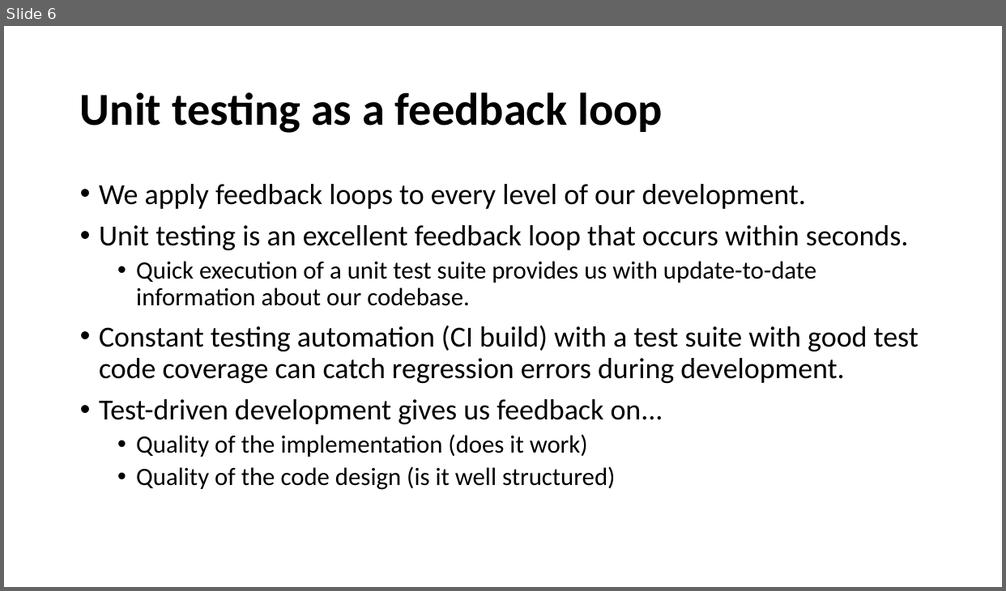
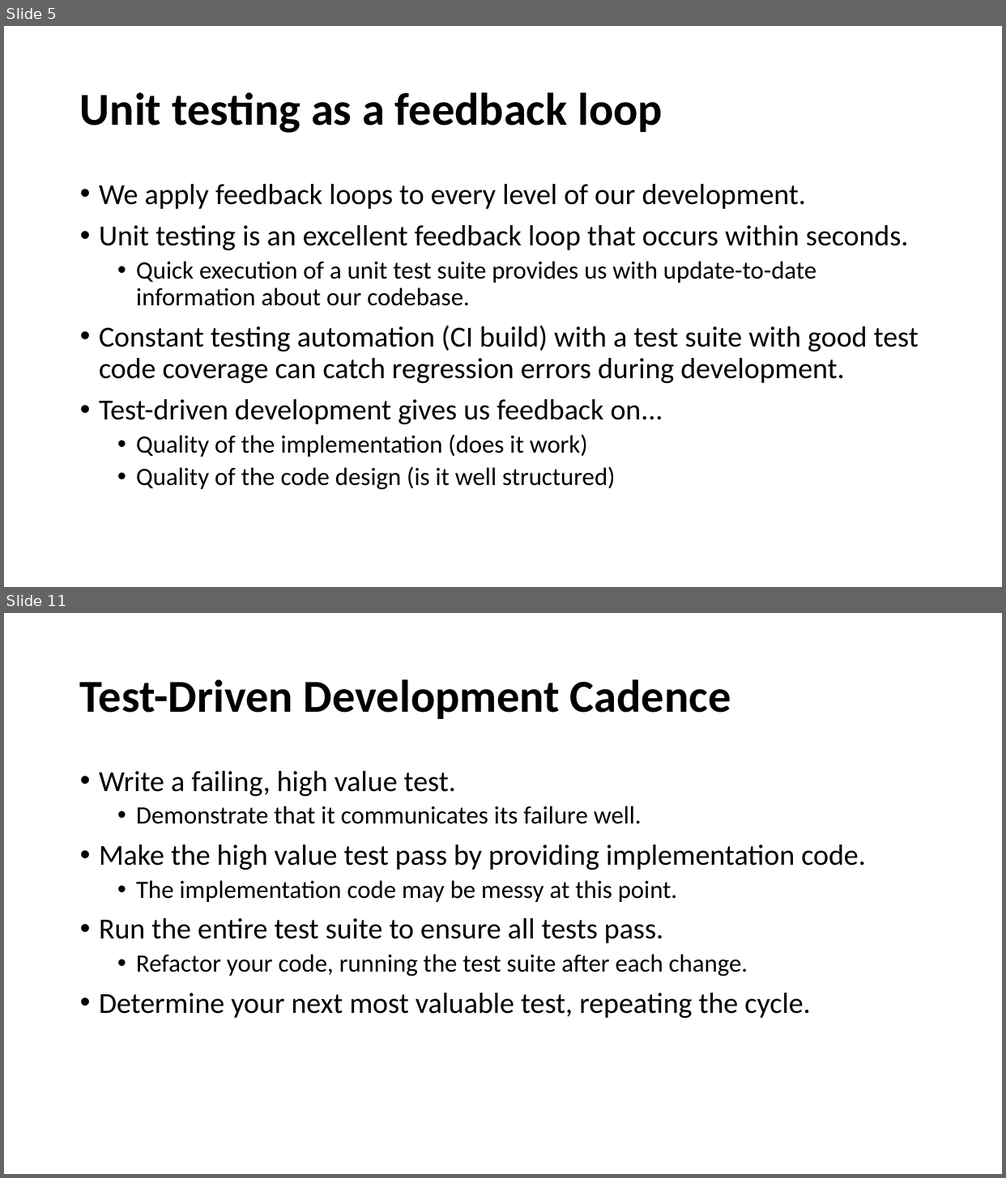
Before and after one commit to cebartling/test-driven, a slide deck: presentations/Introduction to Test-Driven Development.pptx. Shown one above the other, each under a label of ours: slide 6 before the commit, slides 5 and 11 after it; the slides between them are not shown. The pictures are 1006x591 and 1006x1178 pixels, drawn with LibreOffice and Linux fonts; fonts in the diff are those of the drawing. Boxes give left, top, right and bottom in pixels: in the first picture for what was removed or moved away, otherwise in the second. Text is boxed around its words. In the diff, an @@ line names an element or a change of style, - is before the commit and + after.

```diff
--- a/presentations/Introduction to Test-Driven Development.pptx
+++ b/presentations/Introduction to Test-Driven Development.pptx
@@ slide 11 added at [4, 613, 1002, 1174], background #FFFFFF @@
@@ title added at [80, 679, 731, 719], 44 pt, text #000000, bold @@
+Test-Driven Development Cadence
@@ text added at [99, 771, 866, 1018], 28 pt, text #000000 @@
+• Write a failing, high value test.
+  • Demonstrate that it communicates its failure well.
+• Make the high value test pass by providing implementation code.
+  • The implementation code may be messy at this point.
+• Run the entire test suite to ensure all tests pass.
+  • Refactor your code, running the test suite after each change.
+• Determine your next most valuable test, repeating the cycle.
@@ what was slide 6 is now slide 5 @@
```
Also in this commit, not shown: 1 slide changed, 5 other slides added.
